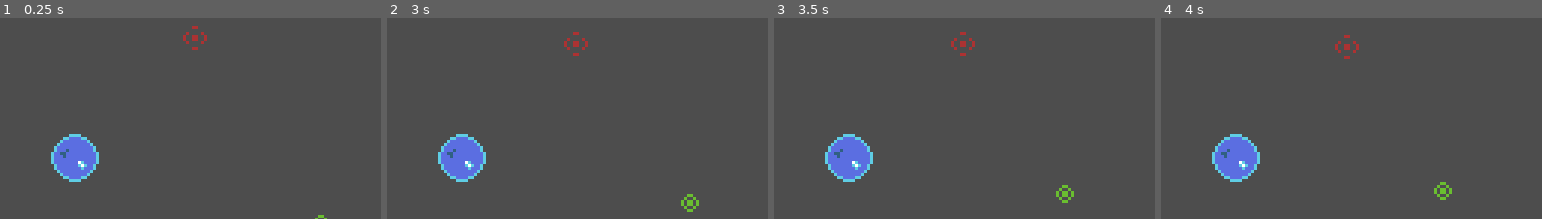
Above: before the commit, frames 1-4 (left to right).
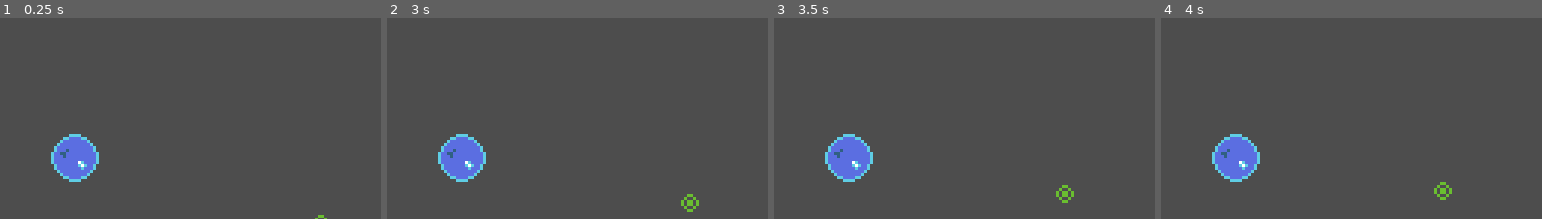
Above: after the commit, the same moments.

Repository: WinterAtne/Space-Pirate-Survival
Game: Godot game, scene res://scenes/main.tscn
The game is run twice, just before and just after one commit, with the same random seed, the same clock (stepped at 60 frames per second) and the same inputs.
Inputs (mouse positions are % of the whole screen's width and height, from its top left):
- Up to frame 1 (0.25 s): no input
- Up to frame 2 (3 s): tap Enter at 0.5, 2 s; move the mouse to (72, 66) at 0.52 s; hold Space (accelerate) 0.53-1.28 s; move the mouse to (29, 85) at 1.27 s; move the mouse to (60, 33) at 2.02 s; hold Space (accelerate) from 2.03 s (still down); move the mouse to (outside the picture) at 2.77 s
- Up to frame 3 (3.5 s): keep holding Space (accelerate)
- Up to frame 4 (4 s): move the mouse to (outside the picture) at 3.52 s; release Space (accelerate) at 3.53 s
The pictures show only the part of the screen within x 40-90%, y 41-91%; the shares and areas given below are measured in that part.

The runs differ from the first frame. In frame 1, 0.2% of the frame differs, in the area x 48-55%, y 3-16%; in frame 2, 0.2%; in frame 3, 0.2%; in frame 4, 0.2%.

Commit message:
Added a spawner

Diff:
--- a/scenes/main.tscn
+++ b/scenes/main.tscn
@@ -2,7 +2,7 @@
 
 [ext_resource type="PackedScene" uid="uid://cq3dypgj7lmc3" path="res://scenes/player.tscn" id="2_3g7q4"]
 [ext_resource type="PackedScene" uid="uid://c2luwm5bufp88" path="res://scenes/star.tscn" id="2_btfus"]
-[ext_resource type="PackedScene" uid="uid://j7vqb66401co" path="res://scenes/ship.tscn" id="3_qkm8y"]
+[ext_resource type="PackedScene" uid="uid://cbpsk81alsgdf" path="res://scenes/spawner.tscn" id="3_4rcmd"]
 
 [node name="Main" type="Node2D"]
 
@@ -13,5 +13,4 @@
 
 [node name="Star" parent="." instance=ExtResource("2_btfus")]
 
-[node name="Ship" parent="." instance=ExtResource("3_qkm8y")]
-position = Vector2(40, -40)
+[node name="Spawner" parent="." instance=ExtResource("3_4rcmd")]
--- /dev/null
+++ b/scenes/spawner.gd
@@ -0,0 +1,29 @@
+extends Node
+
+@export var ship : PackedScene
+
+var speed : Vector2 = Vector2(1500, 6000)
+
+@onready var play_area : Vector2 = (get_viewport().get_visible_rect().size / 2)
+var spawn_distance : float
+@export var spawn_distance_offset : float = 50
+
+func _ready():
+	var min_distance = (play_area.x if play_area.x > play_area.y else play_area.y)
+
+	spawn_distance = min_distance + spawn_distance_offset
+
+
+func _on_timer_timeout():
+	var instanced_ship = ship.instantiate()
+	get_parent().add_child(instanced_ship)
+
+	var position_direction := Vector2(randf_range(-1.0,1.0), randf_range(-1.0,1.0)).normalized()
+	instanced_ship.position = position_direction * spawn_distance;
+
+	var target := Vector2(randf_range(-play_area.x,play_area.x),
+		randf_range(-play_area.y,play_area.y))
+
+	var this_speed : float = randf_range(speed.x, speed.y)
+
+	instanced_ship.apply_central_force(instanced_ship.position.direction_to(target) * this_speed)
--- /dev/null
+++ b/scenes/spawner.tscn
@@ -0,0 +1,14 @@
+[gd_scene load_steps=3 format=3 uid="uid://cbpsk81alsgdf"]
+
+[ext_resource type="Script" path="res://scenes/spawner.gd" id="1_6lhkl"]
+[ext_resource type="PackedScene" uid="uid://j7vqb66401co" path="res://scenes/ship.tscn" id="2_kbdt0"]
+
+[node name="Spawner" type="Node"]
+script = ExtResource("1_6lhkl")
+ship = ExtResource("2_kbdt0")
+
+[node name="Timer" type="Timer" parent="."]
+wait_time = 4.0
+autostart = true
+
+[connection signal="timeout" from="Timer" to="." method="_on_timer_timeout"]
